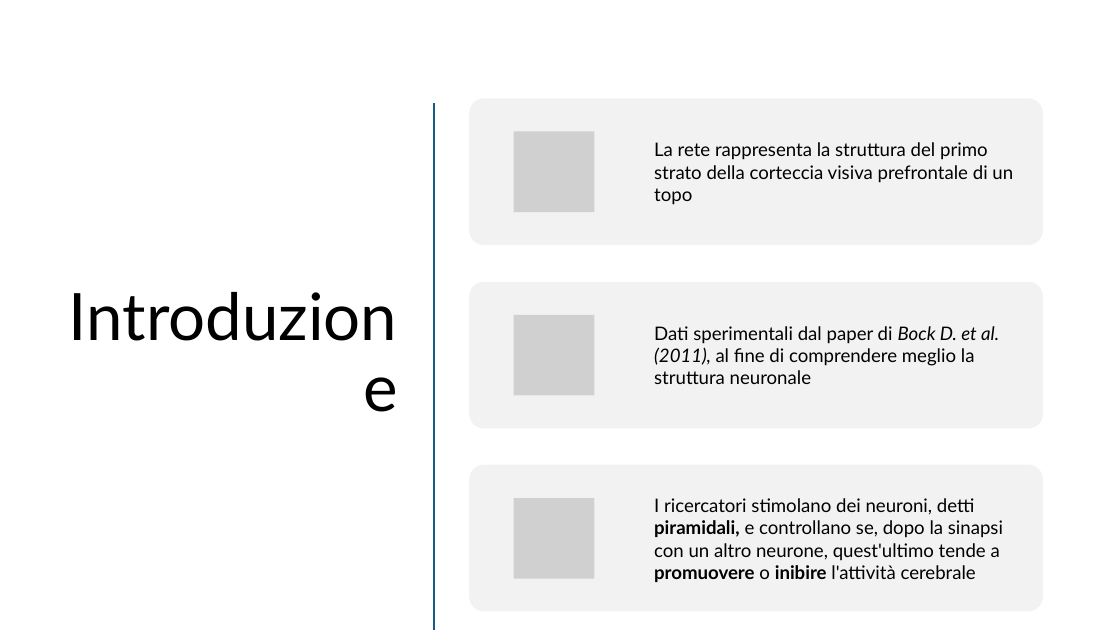
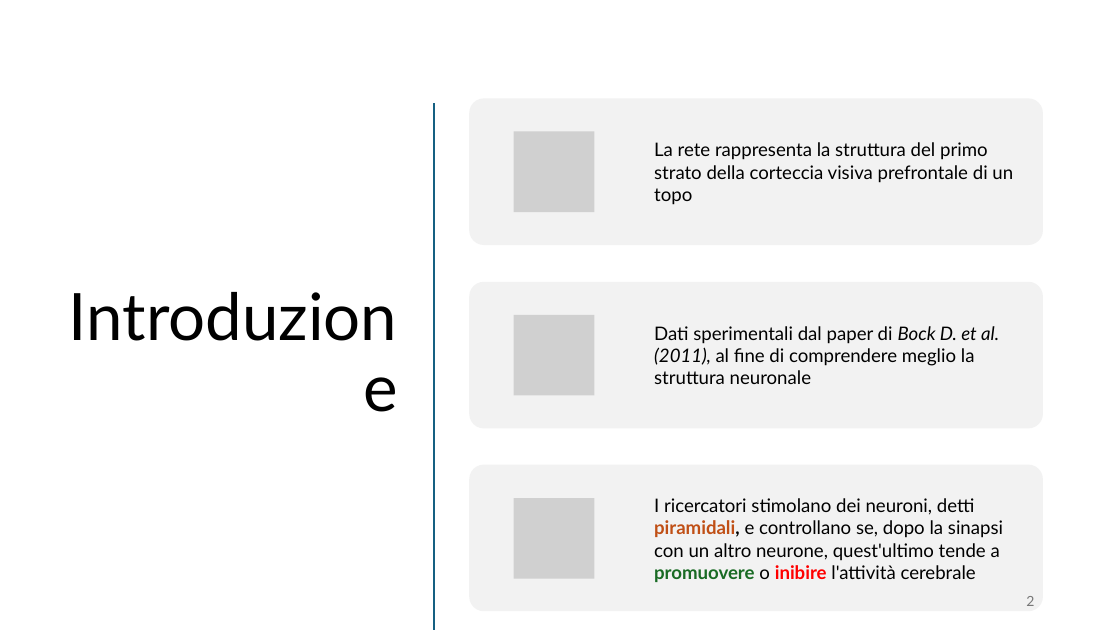
Before and after one commit to cMancio00/sand-2024, a slide deck: slide 2 of Analysis of visual cortical neurons of mice.pptx. Drawn at 1120x630 pixels with LibreOffice and Linux fonts; fonts in the diff are those of the drawing; grey boxes stand for pictures. Boxes give left, top, right and bottom in pixels: in the first picture for what was removed or moved away, otherwise in the second. Text is boxed around its words. In the diff, an @@ line names an element or a change of style, - is before the commit and + after.

```diff
--- a/Analysis of visual cortical neurons of mice.pptx
+++ b/Analysis of visual cortical neurons of mice.pptx
@@ text "I ricercatori stimolano dei neuroni, ..." at (654, 498, 1003, 582): text colour #000000 to #C04F15 in "piramidali,"; text colour #000000 to #196B24 in "promuovere"; text colour #000000 to #FF0000 in "inibire" @@
@@ page number added at (1026, 596, 1034, 606), 12 pt, text #797979 @@
+2
```
Also in this commit, not shown: 13 other slides changed, 4 slides added, 1 slide removed.
